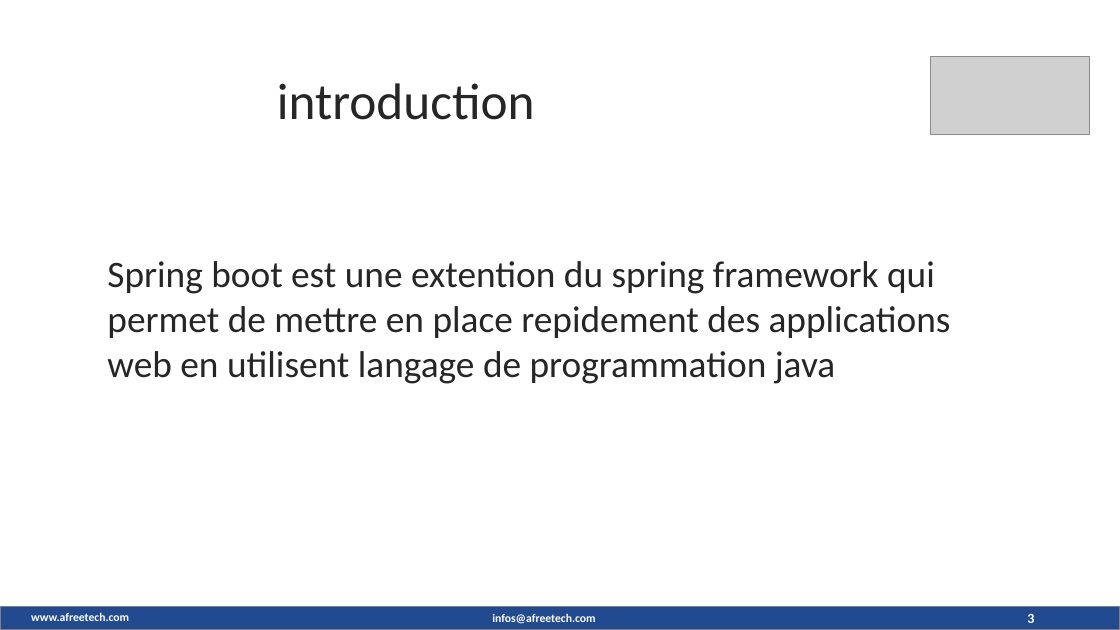
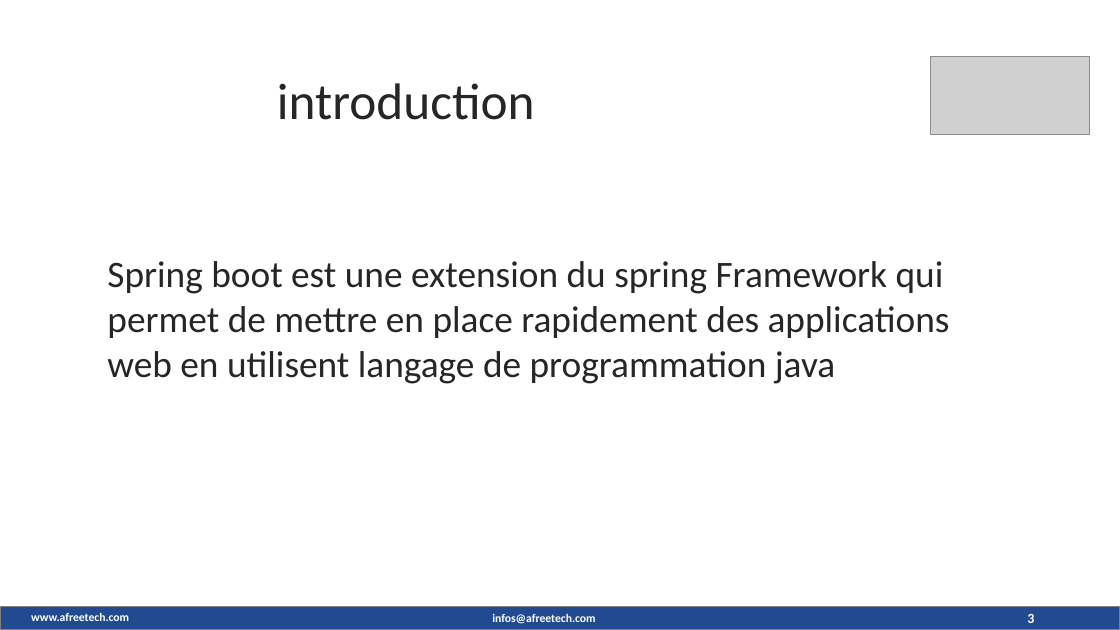
Before and after one commit to maximedorlin/maximedorlin, a slide deck: slide 3 of sprint boot.pptx. Drawn at 1120x630 pixels with LibreOffice and Linux fonts; fonts in the diff are those of the drawing; grey boxes stand for pictures; background and template pictures are left out. Boxes give left, top, right and bottom in pixels: in the first picture for what was removed or moved away, otherwise in the second. Text is boxed around its words. In the diff, an @@ line names an element or a change of style, - is before the commit and + after.

```diff
--- a/sprint boot.pptx
+++ b/sprint boot.pptx
@@ text at bbox=[107, 261, 950, 384]: text changed @@
-Spring boot est une extention du spring framework qui permet de mettre en place repidement des applications web en utilisent langage de programmation java
+Spring boot est une extension du spring Framework qui permet de mettre en place rapidement des applications web en utilisent langage de programmation java
```
Also in this commit, not shown: 10 other slides changed.
